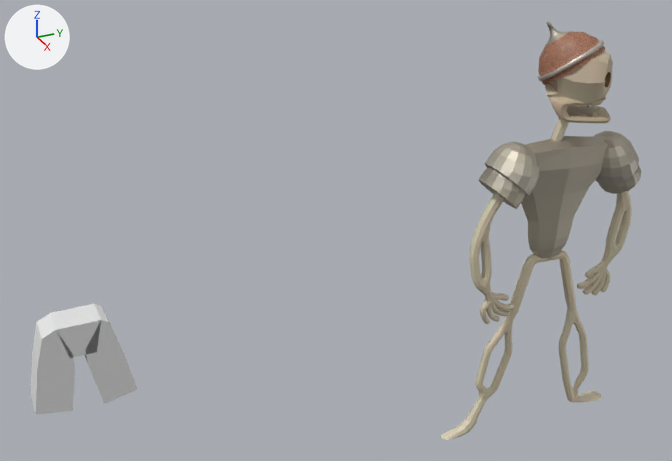
The Blender file Arte/Esqueleto Enemigo.blend, before and after one commit.
Rendered twice from a 50 mm lens placed at (11.69, -9.41, 10.37), pointed at (-0.52, -3.92, 4.27). The axes (+X, +Y, +Z) are drawn at upper left. The lights are the same throughout.

Names of what the first picture shows: 'Craneo', 'Esqueleto', 'Hombrera derecha', 'Hombrera izquierda', 'Plane', 'Sphere'.
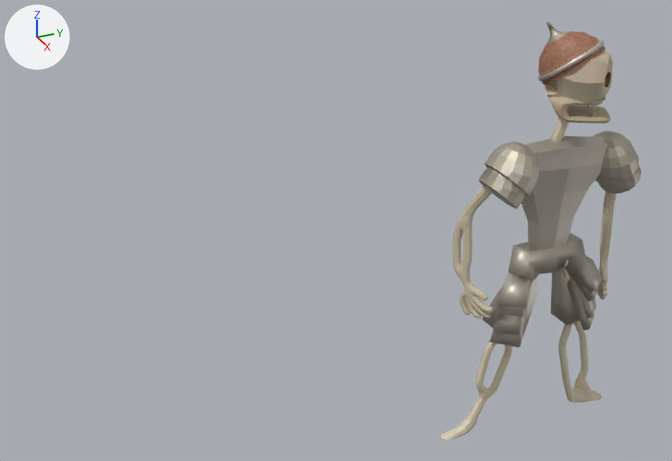
The change, as JSON lines over the scene's bpy script:
```json
{"block": "me_plane_004", "where": "# used by ob_plane; location = (0.01, 0.0, 4.28)"}
{"block": "me_plane_004", "where": "# verts and faces of me_plane_004; kept vertices keep their numbers, new ones are numbered from 5"}
{"block": "me_plane_004", "where": "# before: 0 (0.0, -8.078, -0.491), 1 (0.0, -7.63, -1.6), 2 (0.0, -7.862, -0.541), 3 (0.0, -8.395, -0.576), 4 (0.0, -8.565, -1.604)"}
{"op": "remove", "block": "me_plane_004", "code": "me_plane_004.from_pydata(...)  # 5 vertices, 0 faces, 4 loose edges; spans x 0.0, y -8.565..-7.63, z -1.604..-0.491"}
{"op": "add", "block": "me_plane_004", "code": "me_plane_004.from_pydata(...)  # 189 vertices, 192 faces, 1 loose edge; spans x -0.374..0.358, y -0.829..0.832, z -0.729..0.836"}
{"block": "me_plane_004", "change": "me_plane_004 part 1"}
{"op": "add", "block": "me_plane_004", "code": "delete_vertices([*range(0, 5)])  # with the faces that use them"}
{"block": "me_plane_004", "change": "me_plane_004 part 2"}
{"block": "me_plane_004", "change": "184 vertices are added at x -0.374..0.358, y -0.829..0.832, z -0.729..0.836"}
{"block": "me_plane_004", "change": "5 new vertices lie (0.182, -0.191, 0.099) away from vertices in x -0.265, y -0.376, z 0.311"}
{"block": "me_plane_004", "change": "1 loose edge is added"}
{"block": "me_plane_004", "change": "192 new faces join them"}
{"op": "add", "block": "me_plane_004", "code": "me_plane_004.materials.append(mat_metal)  # picture img_metal_jpg"}
{"block": "me_plane_001", "where": "me_plane_001.from_pydata(...)  # 2974 vertices, 2972 faces; spans x -0.29..0.29, y -2.98..1.34, z -5.8..0.27"}
{"block": "me_plane_001", "where": "# used by ob_esqueleto; location = (0.0, -0.16, 5.59); rotation_euler = (0.199, 0.0, 0.0), in degrees (11, 0, 0)"}
{"block": "me_plane_001", "change": "me_plane_001 part 3: the loose piece of 798 vertices spanning x -0.09..0.09, y 0.13..1.34, z -3.5..-0.47 is multiplied about its middle by the matrix ((0.536, -0.828, 0.167), (0.828, 0.554, 0.09), (-0.167, 0.09, 0.982)), then moved by (0.02, 0.16, -0.11)"}
{"block": "me_plane_001", "change": "me_plane_001 part 4: the loose piece of 798 vertices spanning x -0.09..0.21, y -1.99..-0.64, z -3.04..-0.13 is multiplied about its middle by the matrix ((0.501, 0.849, -0.171), (-0.849, 0.52, 0.097), (0.171, 0.097, 0.981)), then moved by (-0.23, -0.18, 0.0)"}
{"block": "me_plane_001", "change": "me_plane_001 part 5: all 22 vertices in x -0.04..0.04, y -0.14..0.0, z -5.55..-5.36 are multiplied about their middle by the matrix ((0.536, -0.828, 0.167), (0.828, 0.554, 0.09), (-0.167, 0.09, 0.982)), then moved by (0.11, 0.21, -0.12)"}
{"op": "remove", "block": "ob_plane", "code": "_m = ob_plane.modifiers.new('Skin', 'SKIN')"}
{"op": "set", "path": "ob_plane.location", "old": "(0.01, 0.0, 4.28)", "new": "(0.07, -0.13, 2.63)"}
{"op": "set", "path": "ob_plane.scale", "old": "(1.0, 1.0, 1.0)", "new": "(1.09, 1.36, 1.09)"}
```

Boxes [x1, y1, x2, y2] around the edits, measured in the pictures (672 x 461 px; the box of a moved part takes in the faces that stretch with it):
```json
{"object": "Esqueleto", "change": "reshaped", "before": [441, 111, 632, 440], "after": [441, 111, 616, 440], "on screen": "8% narrower"}
{"object": "Plane", "change": "reshaped, moved, rescaled, modifiers changed", "before": [31, 304, 138, 415], "after": [482, 233, 603, 347], "on screen": "13% wider"}
{"part": 2, "of": "me_plane_004", "change": "added", "after": [482, 233, 603, 347]}
{"part": 3, "of": "me_plane_001", "change": "moved or reshaped", "before": [577, 191, 632, 295], "after": [598, 192, 616, 300]}
{"part": 4, "of": "me_plane_001", "change": "moved or reshaped", "before": [469, 193, 515, 324], "after": [452, 186, 493, 318]}
{"part": 5, "of": "me_plane_001", "change": "moved or reshaped", "before": [572, 379, 584, 402], "after": [572, 379, 591, 402]}
```
